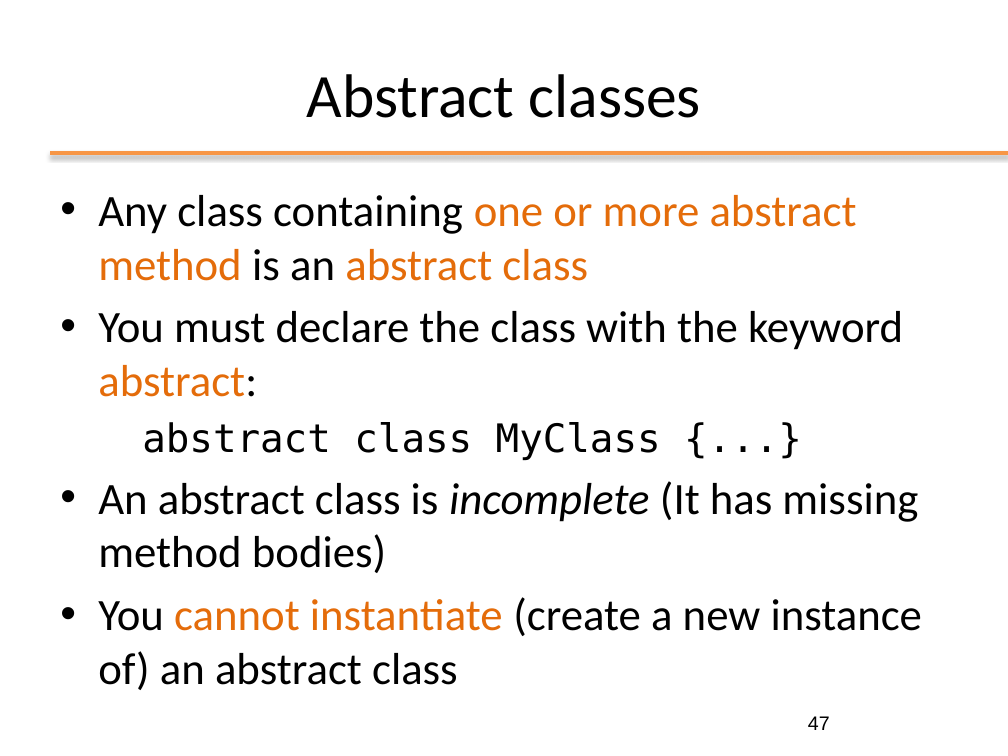
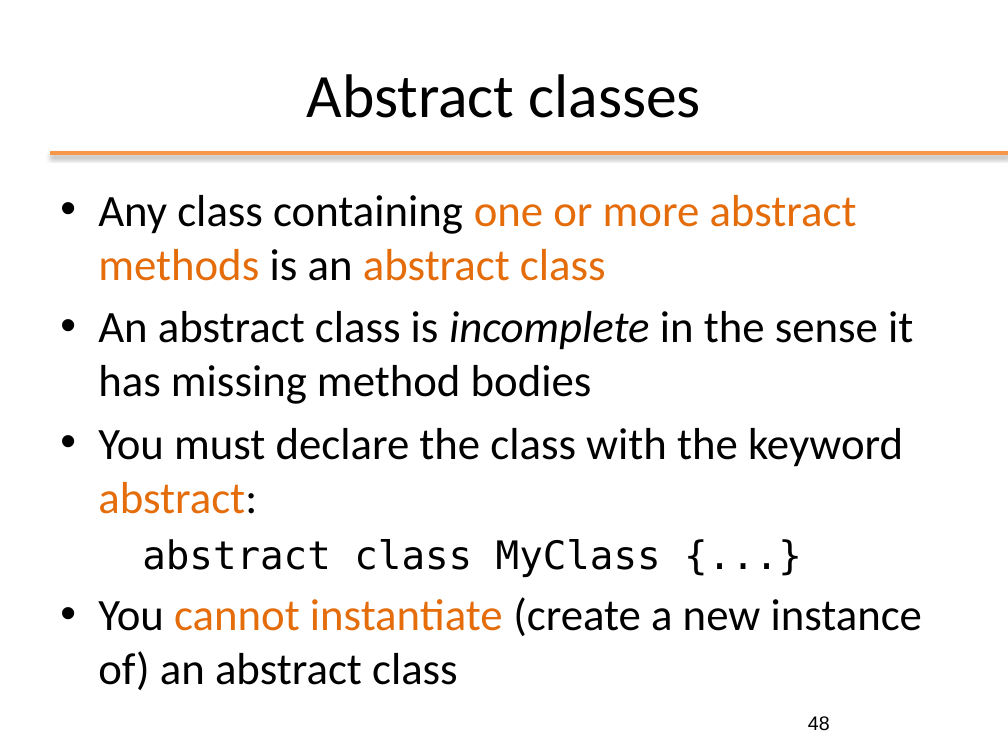
Before and after one commit to Andrea99-beep/ooprogramming, a slide deck: slide 48 of slides/ppt/03_OOP_Inheritance.pptx (slide 47 before the commit). Drawn at 1008x756 pixels with LibreOffice and Linux fonts; fonts in the diff are those of the drawing; background and template pictures are left out. Boxes give left, top, right and bottom in pixels: in the first picture for what was removed or moved away, otherwise in the second. Text is boxed around its words. In the diff, an @@ line names an element or a change of style, - is before the commit and + after.

```diff
--- a/slides/ppt/03_OOP_Inheritance.pptx
+++ b/slides/ppt/03_OOP_Inheritance.pptx
@@ text at [98, 195, 913, 404]: text changed; text colour #E46C0A to #000000 @@
-• Any class containing one or more abstract method is an abstract class
+• Any class containing one or more abstract methods is an abstract class
+• An abstract class is incomplete in the sense it has missing method bodies
@@ text at [98, 481, 918, 573]: paragraph removed @@
-• An abstract class is incomplete (It has missing method bodies)
@@ page number at [808, 716, 830, 731]: text changed @@
-47
+48
```
Also in this commit, not shown: 16 other slides changed, 1 slide added, 1 other file.
